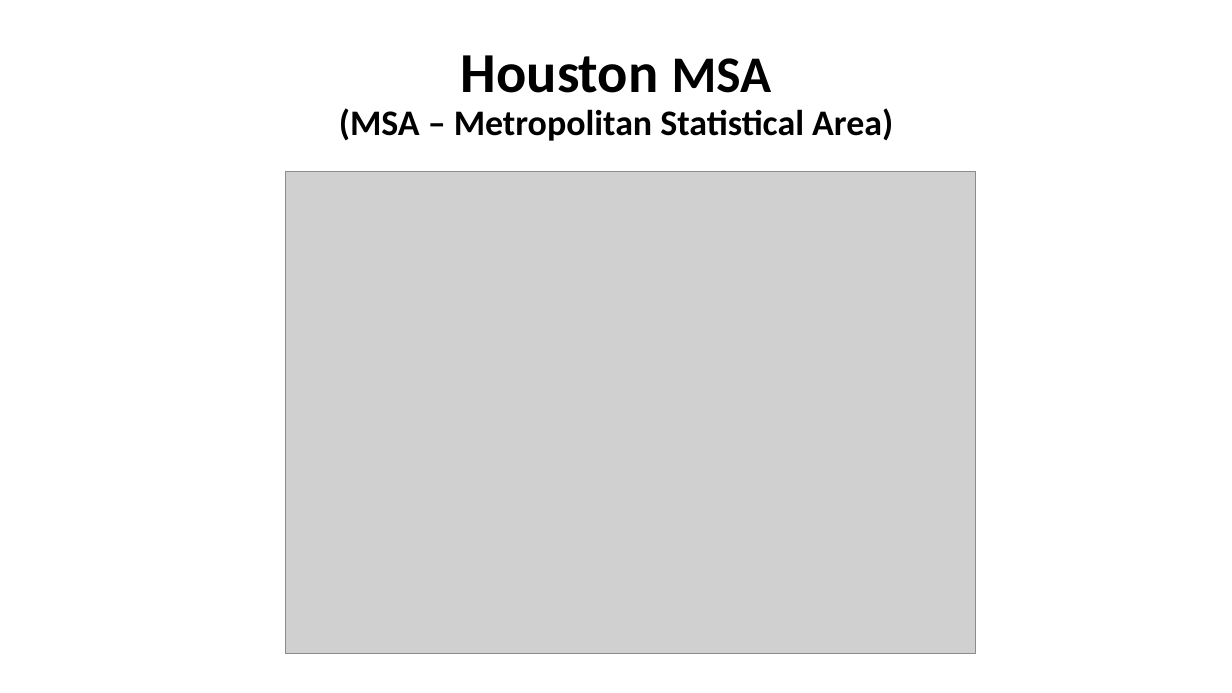
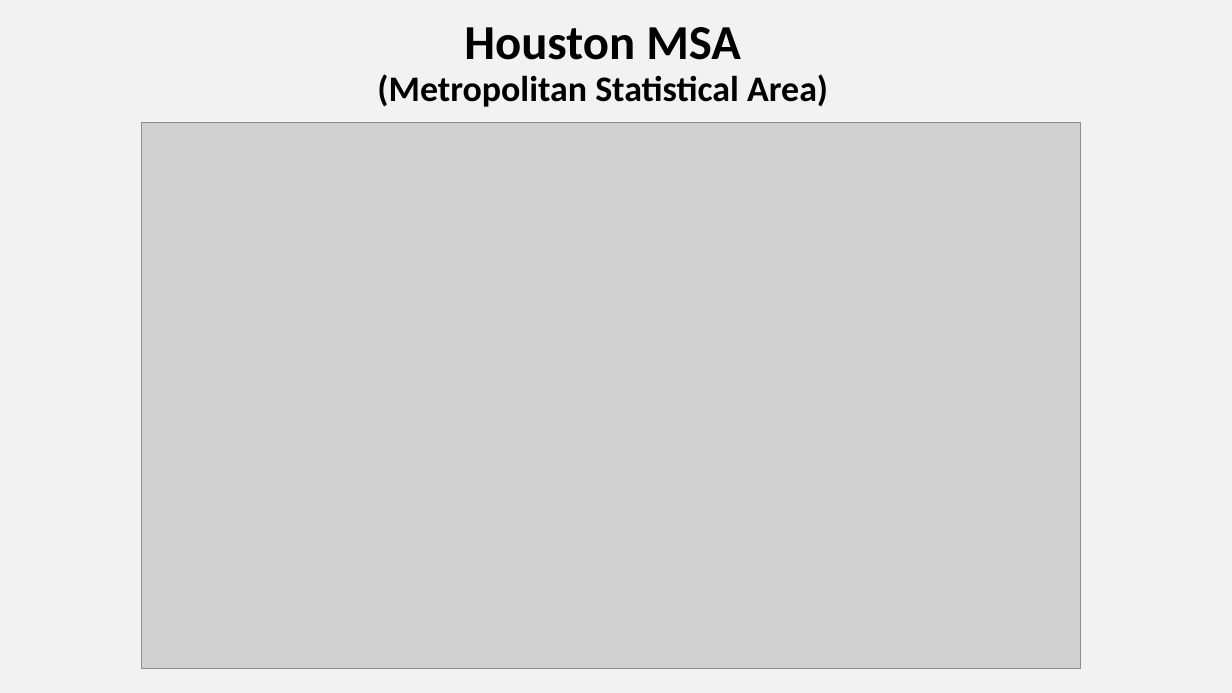
Before and after one commit to dxvo/DGJ_project, a slide deck: slide 3 of Final_Presentation.pptx. Drawn at 1232x693 pixels with LibreOffice and Linux fonts; fonts in the diff are those of the drawing; grey boxes stand for pictures. Boxes give left, top, right and bottom in pixels: in the first picture for what was removed or moved away, otherwise in the second. Text is boxed around its words. In the diff, an @@ line names an element or a change of style, - is before the commit and + after.

```diff
--- a/Final_Presentation.pptx
+++ b/Final_Presentation.pptx
@@ background #FFFFFF to #F2F2F2 @@
@@ text "Houston MSA": place and size @@
-text "Houston MSA" at <box>339,55,893,141</box>
+text "Houston MSA" at <box>377,27,828,107</box>
@@ text at <box>464,27,741,60</box>: size 44 to 38 pt in "Houston"; size 40 to 38 pt in "MSA" @@
@@ text at <box>377,74,828,107</box>: text changed @@
-(MSA – Metropolitan Statistical Area)
+(Metropolitan Statistical Area)
@@ picture: place and size @@
-picture at <box>286,172,976,654</box>
+picture at <box>141,123,1080,669</box>
```
Also in this commit, not shown: 11 other slides changed, 6 slides added, 3 slides removed, 7 other files.
